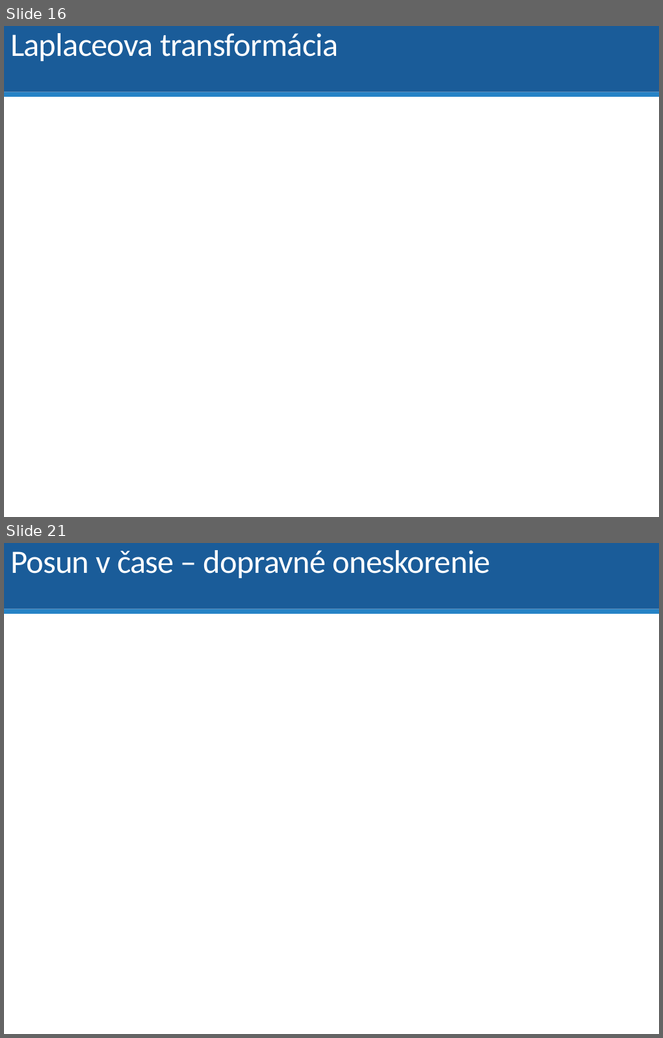
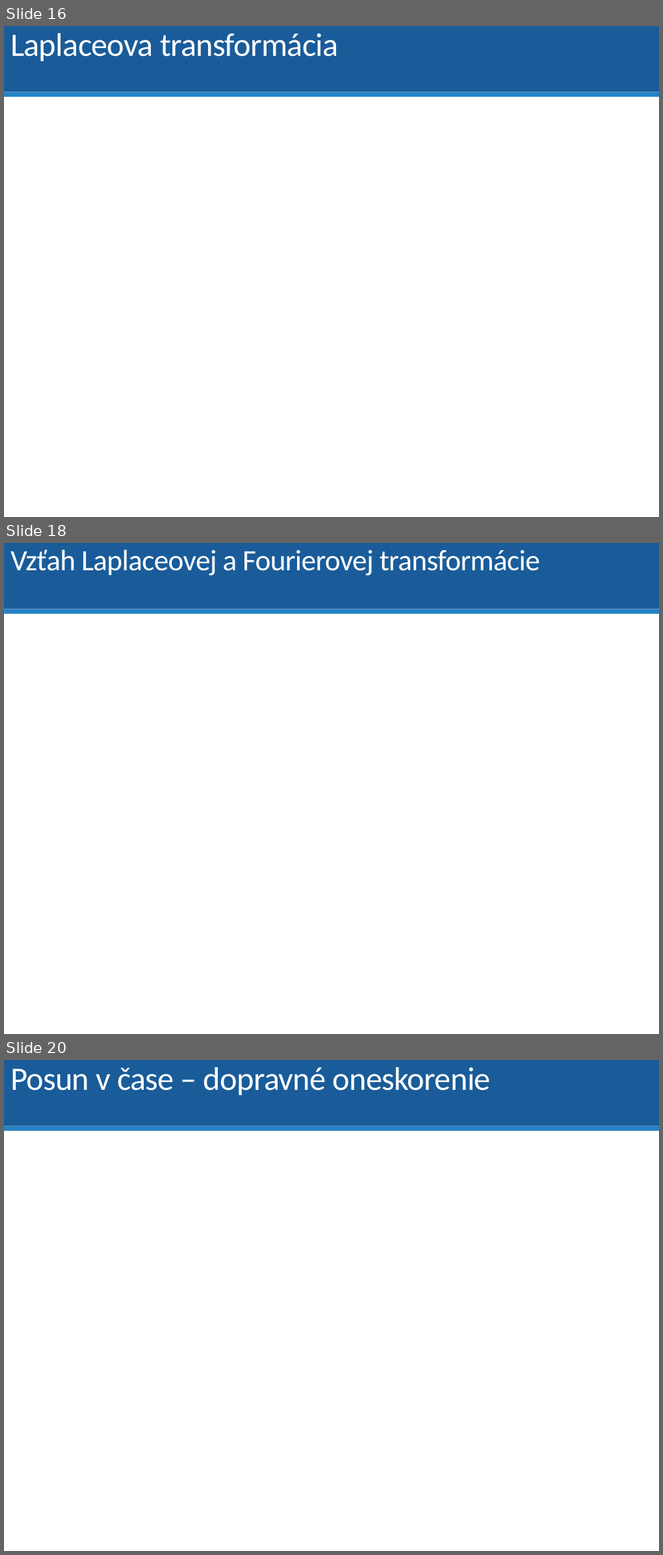
Before and after one commit to dodekm/TeamProjektKybernetika, a slide deck: Nove prednasky/P01_dynamika_dif_rovnice_LPT_prenosova_funkcia_modelovanie.pptx. Shown one above the other, each under a label of ours: slides 16 and 21 before the commit, slides 16, 18 and 20 after it; the slides between them are not shown. The pictures are 663x1038 and 663x1555 pixels, drawn with LibreOffice and Linux fonts; fonts in the diff are those of the drawing; grey boxes stand for pictures. Boxes give left, top, right and bottom in pixels: in the first picture for what was removed or moved away, otherwise in the second. Text is boxed around its words. In the diff, an @@ line names an element or a change of style, - is before the commit and + after.

```diff
--- a/Nove prednasky/P01_dynamika_dif_rovnice_LPT_prenosova_funkcia_modelovanie.pptx
+++ b/Nove prednasky/P01_dynamika_dif_rovnice_LPT_prenosova_funkcia_modelovanie.pptx
@@ slide 18 added at bbox=[4, 543, 659, 1034], background #FFFFFF; not listed: 2 template elements that a slide beside it also shows @@
@@ title added at bbox=[10, 549, 540, 575], 32.4 pt, text #FFFFFF @@
+Vzťah Laplaceovej a Fourierovej transformácie
@@ what was slide 21 is now slide 20 @@
```
Also in this commit, not shown: 1 slide changed, 8 other slides added, 1 slide removed.
